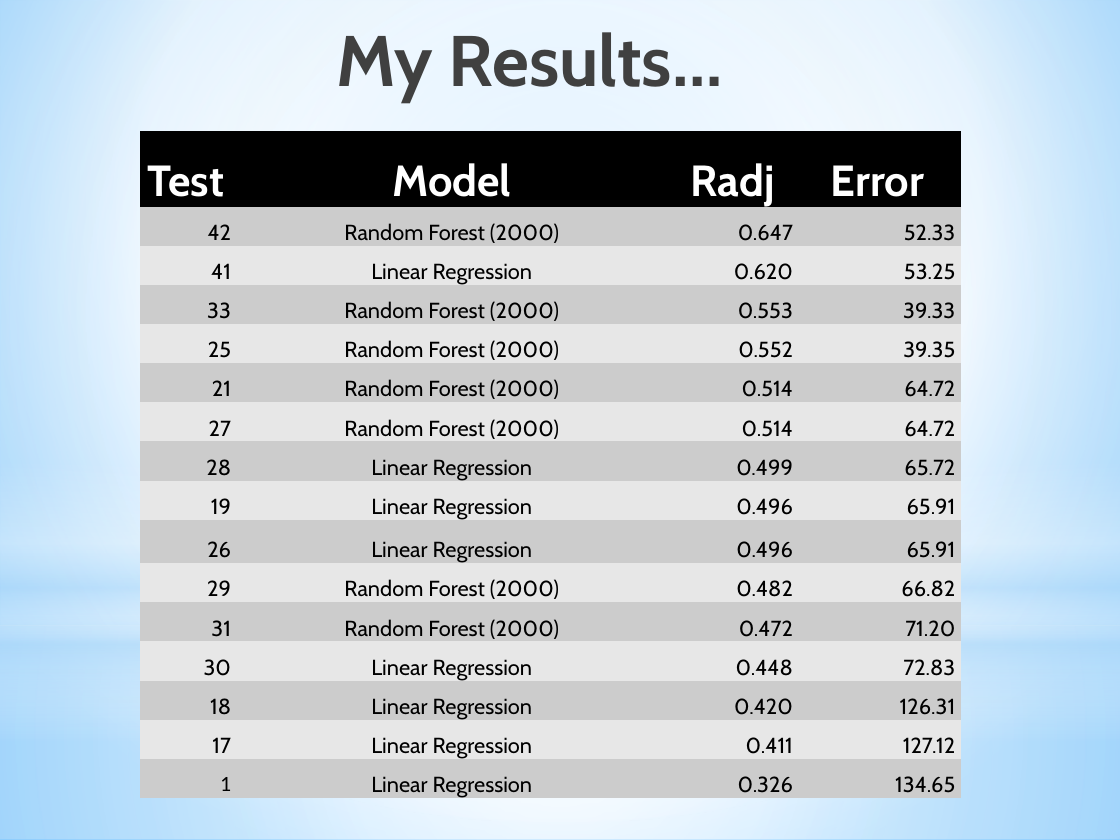
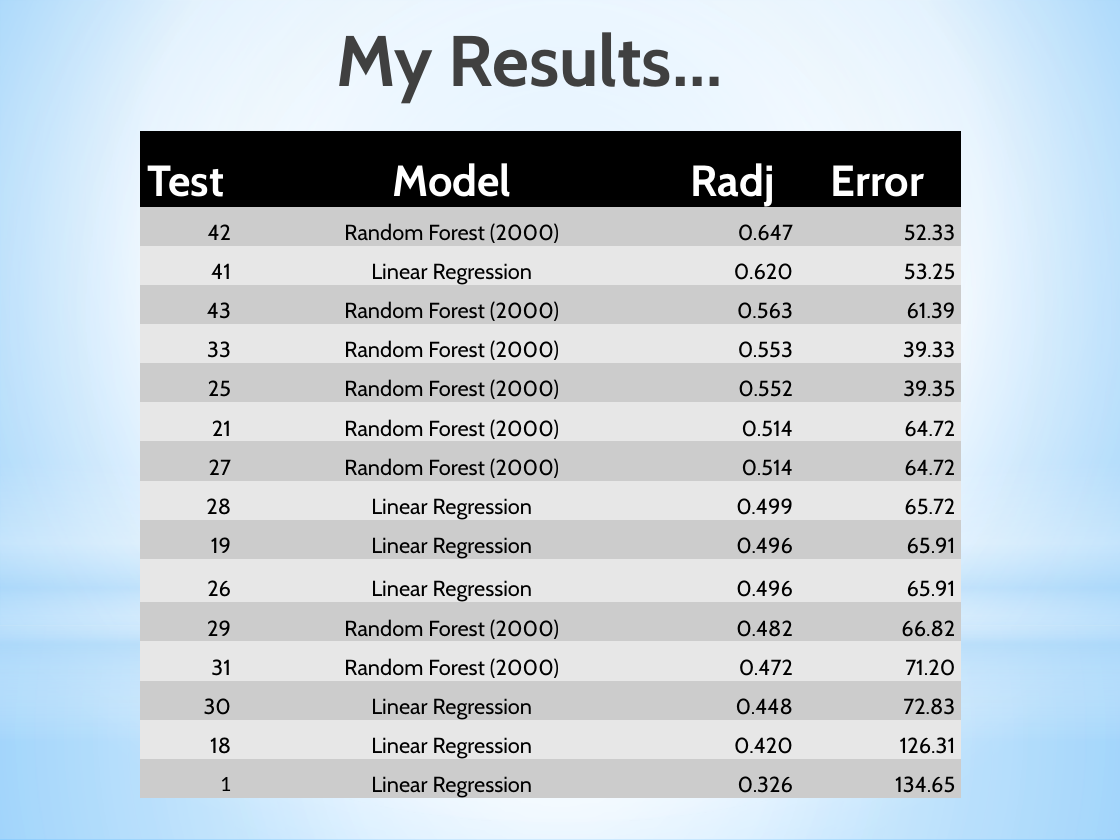
Before and after one commit to parmetd/Project-3-Airbnb-Pricing, a slide deck: slide 7 of Project 3 Presentation.pptx. Drawn at 1120x840 pixels with LibreOffice and Linux fonts; fonts in the diff are those of the drawing. Boxes give left, top, right and bottom in pixels: in the first picture for what was removed or moved away, otherwise in the second. Text is boxed around its words. In the diff, an @@ line names an element or a change of style, - is before the commit and + after.

Commit message:
Attempted entire_home again on new improved ML. updated presentation and readme.

```diff
--- a/Project 3 Presentation.pptx
+++ b/Project 3 Presentation.pptx
@@ table at (140, 131, 961, 801) @@
+row 4: 43 | Random Forest (2000) | 0.563 | 61.39
-row 15: 17 | Linear Regression | 0.411 | 127.12
```
Also in this commit, not shown: 3 other files.
